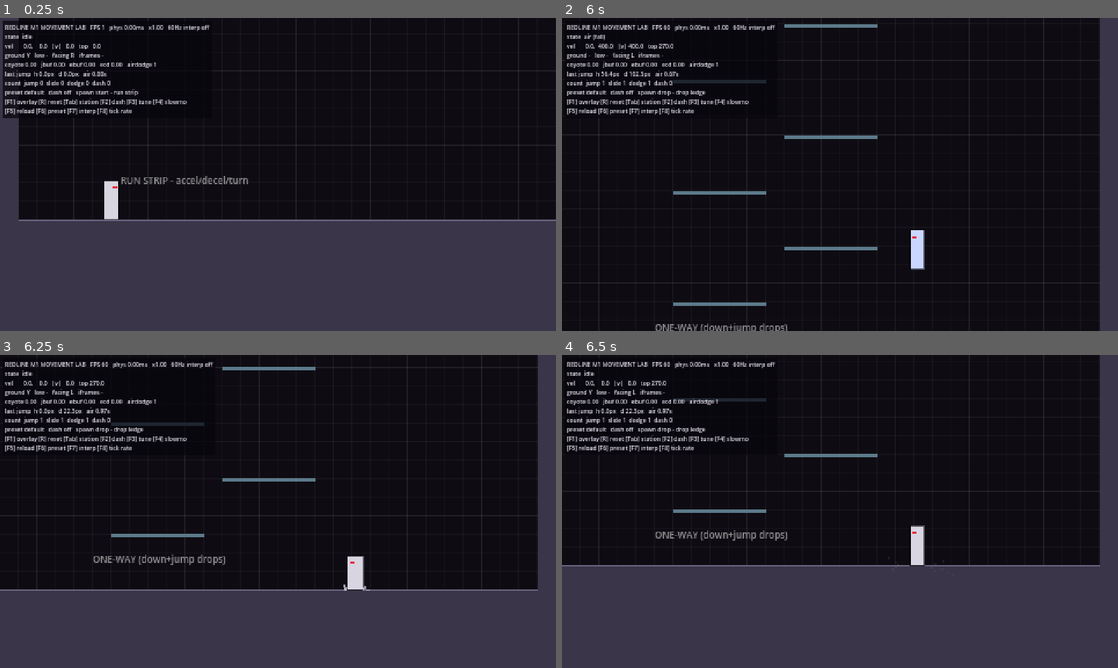
Above: before the commit, frames 1-4 (two rows, left to right).
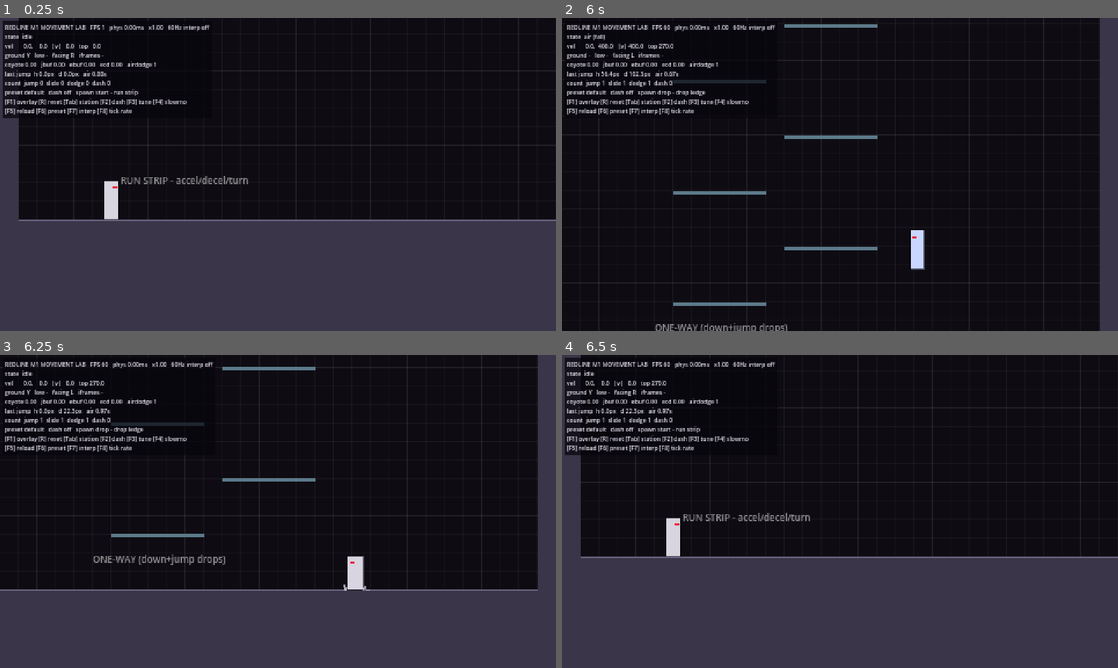
Above: after the commit, the same moments.

Repository: ahmad3itani/Nor
Game: Godot game, scene res://devtools/CaptureTour.tscn
Two runs of this game, one before a commit and one after it. Both use one fixed random seed, a clock stepped at 60 frames per second and the inputs below. This scene is started directly instead of the project's main scene.
Inputs:
- Up to frame 1 (0.25 s): no input
- Up to frame 2 (6 s): tap Enter at 0.5 s; hold D (move_right) 0.53-1.28 s; hold Space (jump) 0.53-1.28 s; tap Shift (dodge) at 0.6, 1.55, 3.05, 3.6, 4.55 s; hold S (move_down) 1.28-2.03 s; tap Space (jump) at 1.35, 1.52, 1.82, 3.02, 3.32, 4.52, 4.82 s; hold D (move_right) 2.03-2.78 s; hold Space (jump) 2.03-2.78 s; tap I (attack_heavy) at 2.1 s; hold W (move_up) 2.78-3.53 s; tap J (attack_light) at 2.85 s; hold Space (jump) 3.53-4.28 s; hold A (move_left) 3.53-5.03 s; tap U (grapple) at 4.35 s; hold S (move_down) 5.03-5.78 s; hold Space (jump) 5.03-5.78 s; tap H (heal) at 5.1 s; hold D (move_right) from 5.78 s (still down); tap E (interact) at 5.85 s
- Up to frame 3 (6.25 s): keep holding D (move_right); tap Space (jump) at 6.02 s; tap Shift (dodge) at 6.05 s
- Up to frame 4 (6.5 s): keep holding D (move_right); tap Space (jump) at 6.32 s

Frames 1-3 are identical in both runs. In frame 4, 8.2% of the frame differs, in the area x 0-100%, y 0-68%.

Commit message:
REDLINE tests: cover SFX bank, feedback wiring, tuning panel, 120 Hz jump
37 tests total. Capture tour now also shows landing dust and the panel.

Co-Authored-By: Claude Opus 5.5 <noreply@anthropic.com>
Claude-Session: https://claude.ai/code/session_01KKEUHJeU6Cak2JeFzXhYTN

Diff:
--- a/redline/devtools/CaptureTour.gd
+++ b/redline/devtools/CaptureTour.gd
@@ -76,6 +76,20 @@
 	_input.move_x = 0
 	await _frames(18)
 	await _shot("05_falling_look_down")
-	await _frames(60)
-	await _shot("06_after_hard_landing")
+	for i in 120:
+		await _frames(1)
+		if room.player.is_on_floor():
+			break
+	await _frames(4)
+	await _shot("06_hard_landing_dust")
+
+	await _goto(room, &"start")
+	var panel := get_tree().root.find_child("TuningPanel", true, false) as CanvasLayer
+	if panel:
+		panel.visible = true
+	_input.move_x = 1
+	await _frames(25)
+	_input.down_held = true
+	await _frames(8)
+	await _shot("07_tuning_panel_slide_dust")
 	get_tree().quit()
--- a/redline/tests/TestRunner.gd
+++ b/redline/tests/TestRunner.gd
@@ -25,14 +25,14 @@
 		var suite: RedlineTestCase = script.new()
 		add_child(suite)
 		for method in suite.get_method_list():
-			var name: String = method["name"]
-			if not name.begins_with("test_"):
+			var method_name: String = method["name"]
+			if not method_name.begins_with("test_"):
 				continue
 			total += 1
-			suite._current_test = "%s::%s" % [file.get_basename(), name]
+			suite._current_test = "%s::%s" % [file.get_basename(), method_name]
 			var before := suite.failures.size()
 			await suite.before_each()
-			await suite.call(name)
+			await suite.call(method_name)
 			await suite.after_each()
 			var ok := suite.failures.size() == before
 			if not ok:
--- /dev/null
+++ b/redline/tests/unit/test_feedback.gd
@@ -0,0 +1,41 @@
+extends RedlineTestCase
+## Placeholder SFX data and the player feedback wiring (M1 polish).
+
+const BANK_PATH := "res://data/audio/placeholder_sfx.tres"
+
+
+func test_bank_ids_unique_and_render() -> void:
+	var bank := load(BANK_PATH) as SfxBank
+	check(bank != null and bank.sounds.size() > 0, "bank missing or empty")
+	var seen := {}
+	for def in bank.sounds:
+		check(not seen.has(def.id), "duplicate sfx id %s" % def.id)
+		seen[def.id] = true
+		check(def.duration > 0.0 and def.duration < 1.0, "%s duration out of range" % def.id)
+		var wav := SfxSynth.render(def) as AudioStreamWAV
+		check(wav != null and wav.data.size() == int(def.duration * SfxSynth.MIX_RATE) * 2,
+			"%s rendered wrong length" % def.id)
+
+
+func test_render_is_not_silent_and_does_not_clip() -> void:
+	var def := SfxDefinition.new()
+	def.duration = 0.1
+	def.freq_start = 300.0
+	def.freq_end = 600.0
+	var wav := SfxSynth.render(def) as AudioStreamWAV
+	var peak := 0
+	for i in range(0, wav.data.size(), 2):
+		peak = maxi(peak, absi(wav.data.decode_s16(i)))
+	check(peak > 3000, "rendered sound is (nearly) silent: peak %d" % peak)
+	check(peak <= 32000, "rendered sound clips: peak %d" % peak)
+
+
+func test_every_feedback_sound_exists_in_bank() -> void:
+	var player: Player = preload("res://player/Player.tscn").instantiate()
+	player.abilities = PlayerAbilities.new()
+	add_child(player)
+	var feedback := player.get_node("Feedback")
+	for id in feedback.sound_ids():
+		check(AudioManager.has_sfx(id), "PlayerFeedback requests unknown sfx '%s'" % id)
+	player.queue_free()
+	await physics_frames(1)
--- a/redline/tests/unit/test_player_movement.gd
+++ b/redline/tests/unit/test_player_movement.gd
@@ -254,3 +254,17 @@
 	input.press_jump()
 	await physics_frames(60)
 	check_near(player.global_position.y, -40.0, 0.6, "did not land on the one-way platform")
+
+
+func test_jump_height_holds_at_120hz() -> void:
+	# Tuning must not depend on tick rate (the F8 high-refresh experiment).
+	Engine.physics_ticks_per_second = 120
+	await physics_frames(2)
+	await _spawn_grounded()
+	input.press_jump()
+	var min_y := 0.0
+	for i in 120:
+		await physics_frames(1)
+		min_y = minf(min_y, player.global_position.y)
+	Engine.physics_ticks_per_second = 60
+	check_near(-min_y, cfg.jump_height, 1.5, "held jump height at 120 Hz")
--- /dev/null
+++ b/redline/tests/unit/test_tuning_panel.gd
@@ -0,0 +1,52 @@
+extends RedlineTestCase
+## The tuning panel must expose the numeric tuning values and write through
+## to the live config, so tuning never requires touching controller code.
+
+var panel: CanvasLayer
+var cfg: PlayerMovementConfig
+
+
+func before_each() -> void:
+	panel = load("res://ui/debug/TuningPanel.gd").new()
+	add_child(panel)
+	cfg = PlayerMovementConfig.new()
+	panel.bind_config(cfg)
+
+
+func after_each() -> void:
+	panel.queue_free()
+	await physics_frames(1)
+
+
+func test_generates_sliders_for_numeric_exports() -> void:
+	check(panel.sliders.size() >= 40, "expected >= 40 sliders, got %d" % panel.sliders.size())
+	for key in ["max_run_speed", "jump_height", "coyote_time", "slide_friction", "dodge_speed", "dash_speed", "air_dodges"]:
+		check(panel.sliders.has(key), "no slider for %s" % key)
+	check(not panel.sliders.has("standing_size"), "collision size should not be slider-tunable")
+
+
+func test_slider_writes_through_to_config() -> void:
+	(panel.sliders["jump_height"] as HSlider).value = 70.0
+	check_near(cfg.jump_height, 70.0, 0.01, "jump_height not applied")
+	(panel.sliders["air_dodges"] as HSlider).value = 2
+	check(cfg.air_dodges == 2, "int property not applied")
+
+
+func test_slider_ranges_respect_export_hints_and_cover_current_value() -> void:
+	var s: HSlider = panel.sliders["jump_cut_multiplier"]
+	check_near(s.max_value, 1.0, 0.0001, "export_range max ignored")
+	for key: String in panel.sliders:
+		var slider: HSlider = panel.sliders[key]
+		var v := float(cfg.get(key))
+		check(v >= slider.min_value and v <= slider.max_value, "%s value %.3f outside slider range" % [key, v])
+
+
+func test_save_writes_loadable_resource() -> void:
+	cfg.jump_height = 61.0
+	cfg.set_meta(&"source_path", "user://test_tuning_save.tres")
+	var path: String = panel.save_config()
+	check(path != "", "save failed")
+	if path != "":
+		var loaded := ResourceLoader.load(path, "", ResourceLoader.CACHE_MODE_IGNORE) as PlayerMovementConfig
+		check(loaded != null and is_equal_approx(loaded.jump_height, 61.0), "saved value not reloaded")
+		DirAccess.remove_absolute(path)
